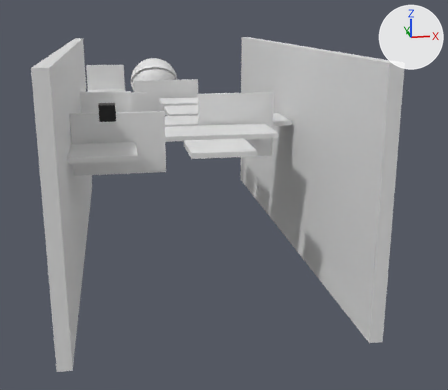
Renders of the Blender file scenes/hexapod.blend from each side of a commit.
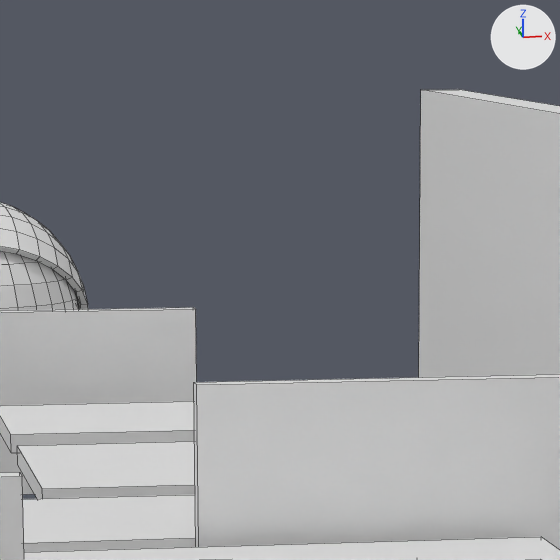
Each version appears first whole from a camera (50 mm lens) standing at (-14.8, -134.0, 34.7) and looking at (14.4, 32.5, -14.4), and next in a close-up on the part from 36% to 60% of the width and 5% to 33% of the height. Every picture has the same lights, and +X, +Y and +Z are marked at upper right. The close-ups show mesh edges as thin lines.

Objects in the first close-up: 'Eyeball', 'Eyelid_u', 'Floor_2', 'Floor_3', 'Moving_Floor_2', 'Moving_Floor_3', 'Moving_Wall_2', 'Wall_1', 'Wall_2', 'Wall_right'.
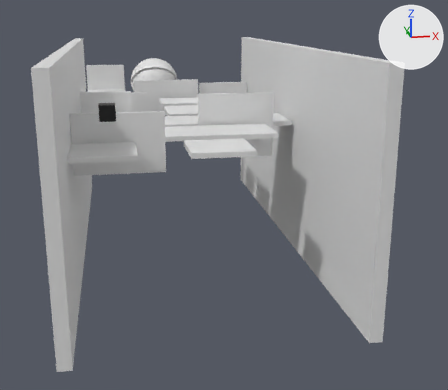
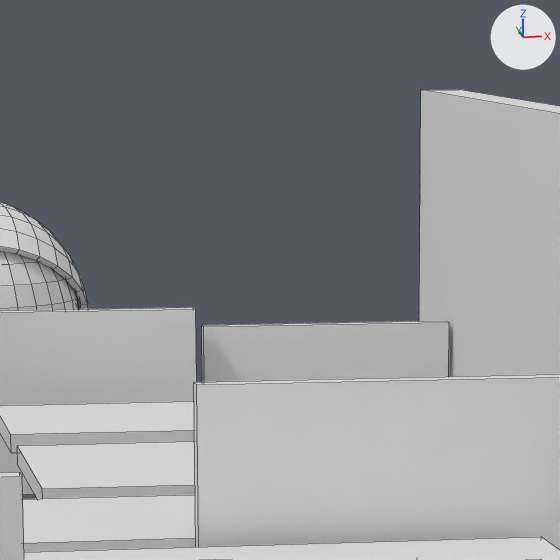
Pixel boxes [x1, y1, x2, y2] of what changed, in the close-ups (560 x 560 px):
'Wall_4', added: after [202, 321, 449, 382]

What the commit changed:
Mesh me_cube_013 is new.
It is a box spanning x -8.4..8.4, y -0.6..0.6, z -4.6..4.6.
Object 'Wall_4' (ob_wall_4) is new; it shows me_cube_013.
Its location is (22.94, 82.89, 7.12).
